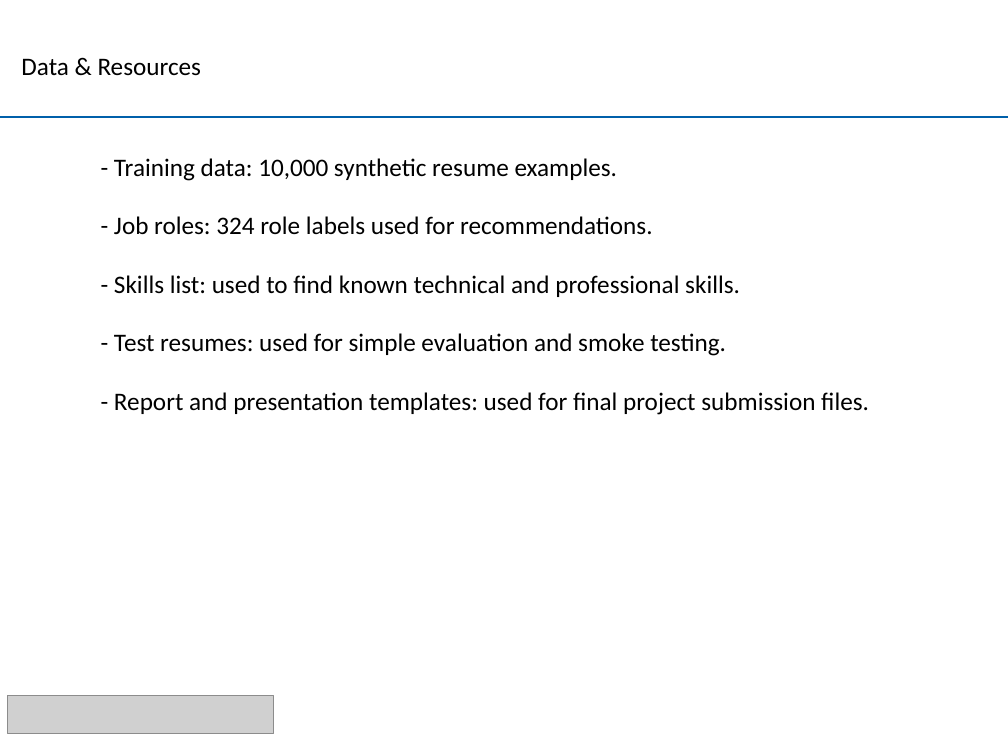
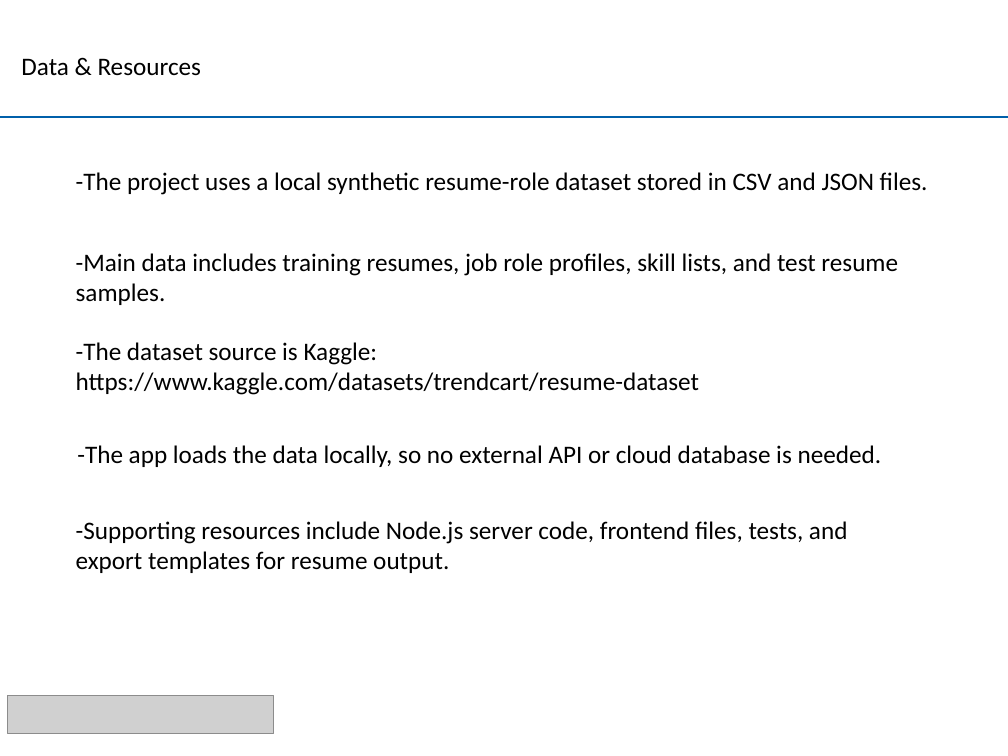
Before and after one commit to arnav199/Bootcamp-project, a slide deck: slide 12 of Career_Architect_AI_Bootcamp_Presentation.pptx. Drawn at 1008x756 pixels with LibreOffice and Linux fonts; fonts in the diff are those of the drawing; grey boxes stand for pictures; background and template pictures are left out. Boxes give left, top, right and bottom in pixels: in the first picture for what was removed or moved away, otherwise in the second. Text is boxed around its words. In the diff, an @@ line names an element or a change of style, - is before the commit and + after.

```diff
--- a/Career_Architect_AI_Bootcamp_Presentation.pptx
+++ b/Career_Architect_AI_Bootcamp_Presentation.pptx
@@ text added at (76, 172, 928, 195), 18 pt, text #000000 @@
+-The project uses a local synthetic resume-role dataset stored in CSV and JSON files.
@@ text removed at (114, 158, 618, 181) @@
-- Training data: 10,000 synthetic resume examples.
@@ text removed at (114, 216, 652, 235) @@
-- Job roles: 324 role labels used for recommendations.
@@ text added at (76, 253, 898, 305), 18 pt, text #000000 @@
+-Main data includes training resumes, job role profiles, skill lists, and test resume samples.
@@ text removed at (114, 275, 740, 297) @@
-- Skills list: used to find known technical and professional skills.
@@ text added at (76, 342, 699, 395), 18 pt, text #000000 @@
+-The dataset source is Kaggle: https://www.kaggle.com/datasets/trendcart/resume-dataset
@@ text removed at (114, 333, 726, 356) @@
-- Test resumes: used for simple evaluation and smoke testing.
@@ text removed at (114, 392, 869, 415) @@
-- Report and presentation templates: used for final project submission files.
@@ text added at (77, 445, 882, 467), 18 pt, text #000000 @@
+-The app loads the data locally, so no external API or cloud database is needed.
@@ text added at (76, 521, 848, 573), 18 pt, text #000000 @@
+-Supporting resources include Node.js server code, frontend files, tests, and export templates for resume output.
```
Also in this commit, not shown: 4 other slides changed, 1 slide added, 1 slide removed, 2 other files.
